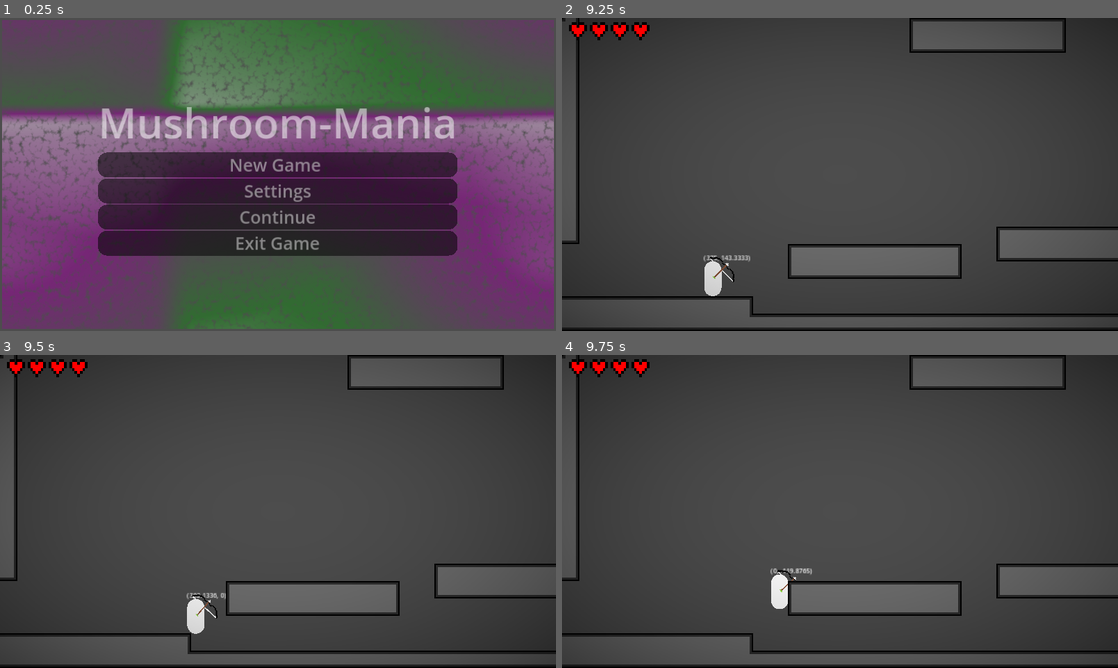
Above: before the commit, frames 1-4 (two rows, left to right).
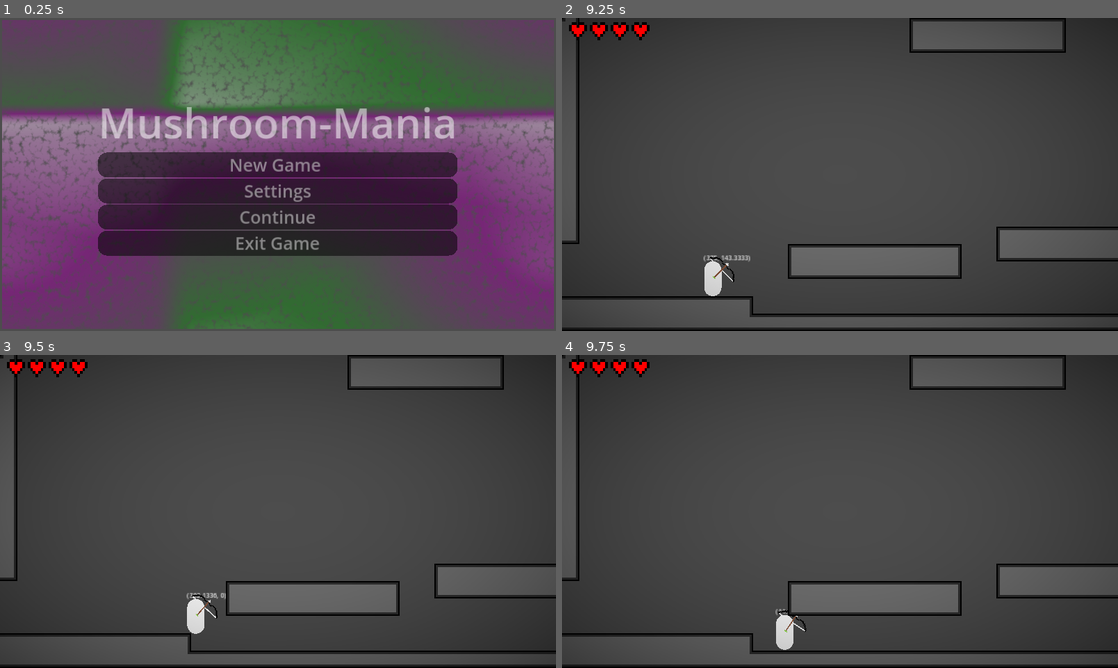
Above: after the commit, the same moments.

Repository: olvior/mushroom-mania
Game: Godot game, scene res://GUI/mainmenu/main_menu.tscn
Two runs of this game, one before a commit and one after it. Both use one fixed random seed, a clock stepped at 60 frames per second and the inputs below.
Inputs (mouse positions are in pixels of both pictures, inside the frame that each line leads up to):
- Up to frame 1 (0.25 s): no input
- Up to frame 2 (9.25 s): click "New Game" at 0.5 s; move the mouse to (962, 158) at 1.27 s; hold Right (right) 1.28-2.78 s; tap C (dash) at 1.35, 2.3, 3.8, 4.35, 5.1, 6.8, 8.1, 8.85 s; tap Z (jump) at 1.52, 1.55, 1.82, 2.1, 2.27, 2.57, 3.05, 3.77, 4.07, 4.52, 4.55, 4.82, 5.27, 5.57, 5.85, 6.77, 7.07, 7.52, 7.55, 7.82, 8.27, 8.57, 9.05 s; move the mouse to (728, 190) at 2.02 s; move the mouse to (895, 105) at 2.77 s; hold Left (left) 2.78-3.53 s; tap X (attack) at 2.85, 6.6 s; move the mouse to (812, 237) at 3.52 s; hold Right (right) 3.53-5.03 s; click (812, 237) at 3.6 s; move the mouse to (1006, 221) at 4.27 s; move the mouse to (673, 127) at 5.02 s; hold Left (left) 5.03-5.78 s; move the mouse to (867, 174) at 5.77 s; hold Right (right) 5.78-6.53 s; move the mouse to (756, 96) at 6.52 s; hold Left (left) 6.53-8.03 s; move the mouse to (962, 158) at 7.27 s; click (962, 158) at 7.35 s; move the mouse to (728, 190) at 8.02 s; hold Right (right) from 8.03 s (still down); move the mouse to (895, 105) at 8.77 s
- Up to frame 3 (9.5 s): keep holding Right (right)
- Up to frame 4 (9.75 s): keep holding Right (right); move the mouse to (812, 574) at 9.52 s; tap Z (jump) at 9.6 s

Frames 1-3 are identical in both runs. In frame 4, 0.8% of the frame differs, in the area x 37-45%, y 68-95%.

Commit message:
Cleaned up player code

Diff:
--- a/player/player.gd
+++ b/player/player.gd
@@ -7,13 +7,9 @@
 
 #jumping
 var jump_power = 565
-var max_jumps = 1
-var jumps = max_jumps
 var gravity_up = 1100
 var gravity_down = 1250
-var y_floor = 0
 var cancel_jump = false
-var has_fallen = false
 var terminal_velocity = 700
 
 #dashing
@@ -45,17 +41,15 @@
 
 #coyote
 var was_on_floor = false
+var was_floor_ypos : float = 0.0
 @onready var wall_coyote_timer : Timer = get_node("Wall coyote timer")
 
 #other
 var time = 0
-var time_started = false
-var old_speed = Vector2(12, 0)
 var magnitude = 1
 var current_health = 8
 var max_health
 
-
 # melee attack
 var melee_damage : int = 5
 var last_direction = direction
@@ -81,20 +75,6 @@
 @onready var debug_label : Label = get_node("debug")
 
 @onready var spawn_detector : SpawnDetector = get_node("Spawn detector")
-
-func floor_check():
-	if is_on_floor():
-		jumps = max_jumps
-		y_floor = self.position.y
-		has_fallen = false
-
-		if abs(velocity.x) > max_speed:
-			velocity.x /= 1.05
-
-	if not is_on_floor():
-		if not has_fallen and y_floor < self.position.y and not on_wall:
-			has_fallen = true
-			coyote_timer.start()
 
 func gravity(delta):
 	if velocity.y > 0:
@@ -111,27 +91,20 @@
 		cancel_jump = false
 
 func jump():
-	if has_fallen and jumps > 0 or coyote_timer.time_left > 0:
-		jumps -= 1
-		has_fallen = false
-	if jumps > 0 or coyote_timer.time_left > 0:
-			velocity.y = -jump_power
-			time = 0
-			jumps -= 1
-
-func check_jump():
-	return jumps >= 1 or on_wall
+	velocity.y = -jump_power
+	time = 0
 
 func jump_b():
-	if on_wall:
+	if c_is_on_wall_only():
 		wall_jump(-1 if wall_cast_left.is_colliding() else 1)
 	else:
 		jump()
 
-func walking(delta):
-	direction = Input.get_axis("left", "right")
-	if velocity.x * direction < max_speed:
-		velocity.x += direction * max_speed * accel * delta
+func c_is_on_wall_only():
+	return (wall_cast_left.is_colliding() or wall_cast_right.is_colliding()) and not is_on_floor()
+
+func check_jump():
+	return is_on_floor() or c_is_on_wall_only()
 
 func dash():
 	var left_right = Input.get_axis("left", "right")
@@ -149,7 +122,6 @@
 		can_dash = false
 		dashing = true
 
-
 func keep_dash():
 	if dash_direction.x:
 		velocity.x = dash_speed * dash_direction.x
@@ -167,29 +139,13 @@
 func check_dash():
 	return can_dash
 
-func slow_down():
-	if not time_started: # initial config
-		time = 0
-		time_started = true
-		old_speed = velocity
-		magnitude = velocity.x / abs(velocity.x)
-
-	# equation I found to slow down nicely
-	velocity.x = (abs(old_speed.x) - (3 * (time + 1.5)) * (3 * (time + 1.5))) * magnitude
-	if velocity.x * magnitude < 0:
-		velocity.x = 0
-		time_started = false
-
-func wall_hold():
-	if velocity.y > wall_terminal_velocity:
-		velocity.y = wall_terminal_velocity
-
 func wall_jump(dir):
+	print("ab")
+	print(dir, "wall	")
 	velocity.y = -jump_power
 	velocity.x = dir * wall_jump_side_force
 	time = 0
 
-	# had glitch where on some wall-jumps the dash wouldn't come back
 	can_dash = true
 
 func check_buffer():
@@ -207,14 +163,24 @@
 			if (buffer_timer) > (time + buffer_time):
 				buffer.remove_at(buffer.find(b))
 
-func is_touching_wall():
-	return (wall_cast_left.is_colliding() or wall_cast_right.is_colliding()) and not is_on_floor()
-
 func check_can_dash():
 	return true if (is_on_floor() or on_wall) and dash_refreshed else can_dash
 
 func _physics_process(delta):
 	time += delta
+	direction = Input.get_axis("left", "right")
+
+	if is_on_floor() and abs(velocity.x) > max_speed:
+		velocity.x /= 1.05
+
+	if not direction:
+		if abs(velocity.x) > 0:
+			velocity.x /= 1.2
+			velocity.x -= 5 * (velocity.x) / abs(velocity.x)
+
+		if abs(velocity.x) < 5:
+			velocity.x = 0
+
 
 	last_direction = direction if direction != 0 else last_direction
 
@@ -226,20 +192,23 @@
 			create_attack()
 			attack_cooldown.start()
 
-	#basic tests
-
-	if was_on_wall:
-		coyote_timer.start()
-
-	on_wall = is_touching_wall()
-	was_on_wall = on_wall
+	#walking
+	if velocity.x * direction < max_speed:
+		velocity.x += direction * max_speed * accel * delta
+
+
+	if was_on_wall and not c_is_on_wall_only(): #if was on wall
+		wall_coyote_timer.start()
+
+	if was_on_floor and not is_on_floor():
+		print("not on floor anymore")
+		if position.y > was_floor_ypos:
+			coyote_timer.start()
+
+	was_on_wall = c_is_on_wall_only()
+
 	can_dash = check_can_dash()
-	if on_wall:
-		jumps = max_jumps - 1
-		magnitude = int(not (Input.is_action_pressed("left") == Input.is_action_pressed("right")))
-		magnitude *= -1 if Input.is_action_pressed("left") else 1
-
-	floor_check()
+
 	if not is_on_floor():
 		gravity(delta)
 
@@ -253,39 +222,37 @@
 
 	check_buffer()
 
+	if c_is_on_wall_only():
+		if direction:
+			velocity.y = min(wall_terminal_velocity, velocity.y)
+
+
 	#jump stuff
 	if cancel_jump:
 		jump_canceling()
-	if Input.is_action_just_pressed("jump") and not on_wall:
-		if jumps >= 1 or coyote_timer.time_left > 0:
+	if Input.is_action_just_pressed("jump"):
+		if is_on_floor() or coyote_timer.time_left > 0:
 			jump()
-	if Input.is_action_just_pressed("jump") and on_wall or wall_coyote_timer.time_left:
-		wall_jump(-1 if wall_cast_left.is_colliding() else 1)
-	elif Input.is_action_just_released("jump"):
+		elif c_is_on_wall_only() or wall_coyote_timer.time_left:
+			var wall_jump_direction = 1
+			if wall_cast_left.is_colliding():
+				wall_jump_direction = -1
+			print("aa")
+			wall_jump(wall_jump_direction)
+			print("bb")
+
+	if Input.is_action_just_released("jump"):
 		cancel_jump = true
 
-	if Input.is_action_just_pressed("dash"):
-		if can_dash:
-			dash()
-
-		print(is_on_floor() or on_wall, can_dash)
-
-	walking(delta)
+	if Input.is_action_just_pressed("dash") and can_dash:
+		dash()
 
 	if dashing:
 		keep_dash()
 
-	if on_wall:
-		if magnitude != 0:
-			wall_hold()
-
-	if not direction and old_speed.x == velocity.x and not velocity.x == 0:
-		slow_down()
-	else:
-		time_started = false
-
-
-	old_speed = velocity
+	was_on_floor = is_on_floor()
+	if is_on_floor():
+		was_floor_ypos = position.y
 	time += delta
 	buffer_timer += delta
 
@@ -293,6 +260,7 @@
 	debug_label.text = str(velocity)
 
 
+##################################################################
 func _on_room_detector_area_entered(area):
 	if area is Room:
 		camera.set_limits(area)
@@ -300,13 +268,11 @@
 	elif area.is_in_group("exits"):
 		Global.call_deferred("change_area", area)
 
-
 func die():
 	print("ded")
 
 func static_damage():
 	spawn_detector.go_to_pos()
-
 
 func create_attack():
 	var new_attack : MeleeAttack = attack_scene.instantiate()
